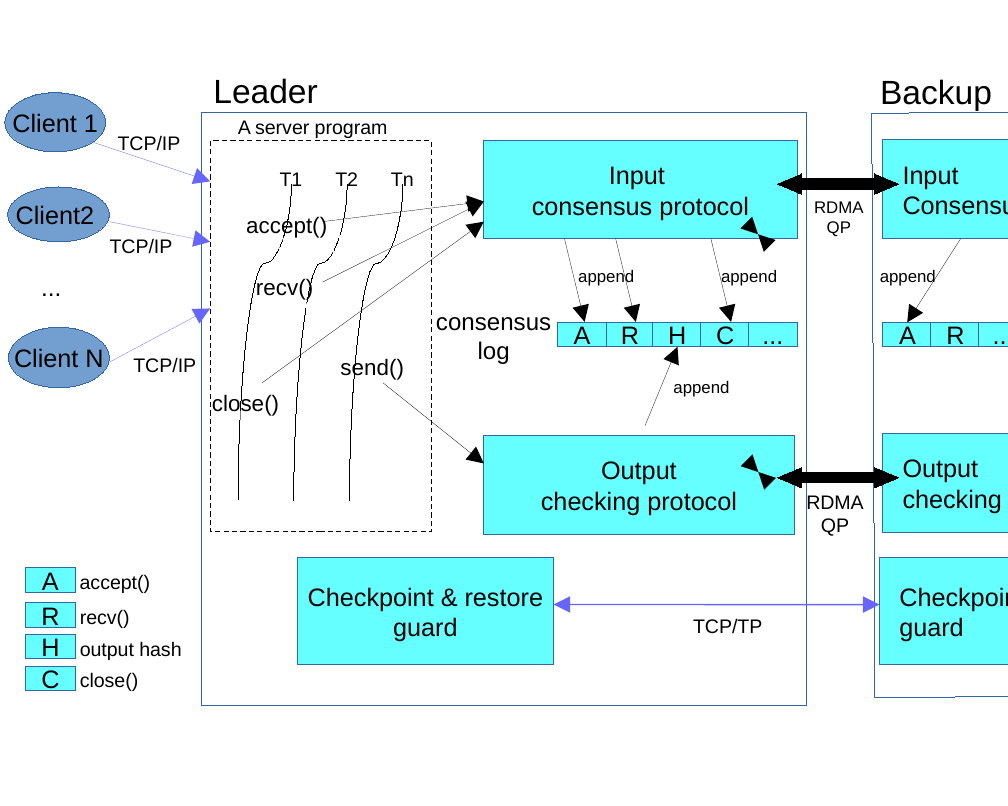
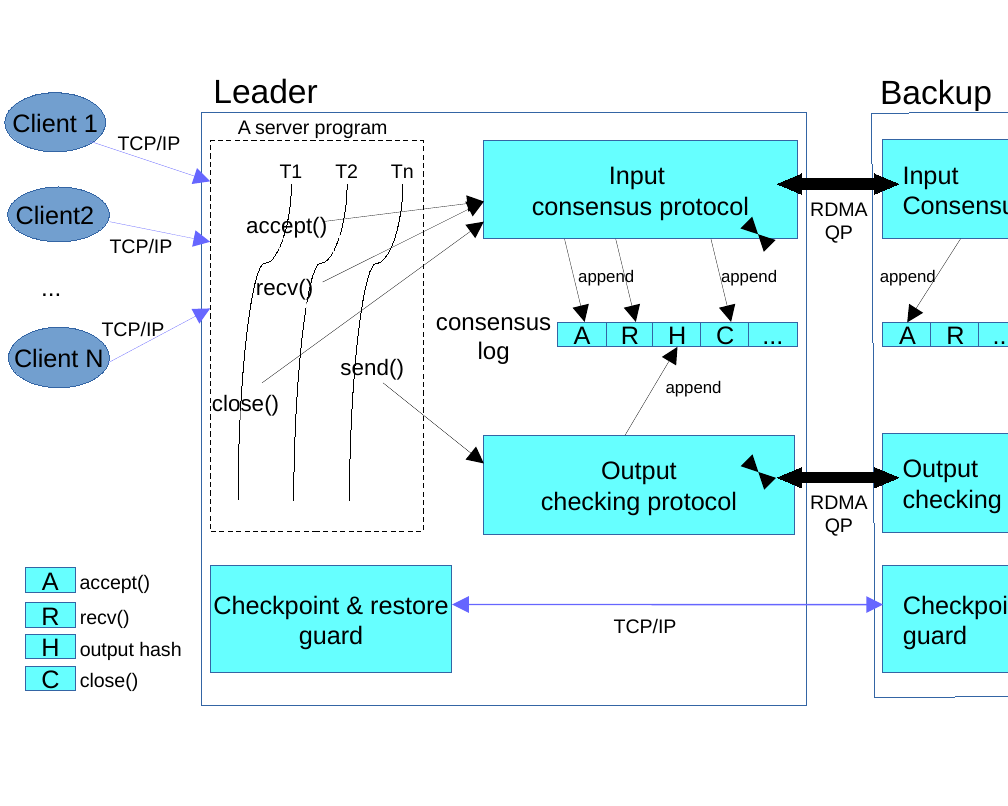
Before and after one commit to MichaelXSChen/RS-paper, a slide deck: slide 1 of figures/arch.odp. Drawn at 1008x806 pixels with LibreOffice and Linux fonts; fonts in the diff are those of the drawing. Boxes give left, top, right and bottom in pixels: in the first picture for what was removed or moved away, otherwise in the second. Text is boxed around its words. In the diff, an @@ line names an element or a change of style, - is before the commit and + after.

```diff
--- a/figures/arch.odp
+++ b/figures/arch.odp
@@ rectangle: place and size @@
-rectangle at bbox=[210, 141, 431, 532]
+rectangle at bbox=[210, 141, 423, 532]
@@ 3 texts: place and size @@
-3 texts at bbox=[280, 172, 414, 191]
+3 texts at bbox=[280, 164, 414, 178]
@@ text "RDMA" at bbox=[825, 216, 883, 243]: size 6 to 7 pt @@
@@ text "TCP/IP" rewrapped from bbox=[133, 357, 196, 373] to bbox=[102, 321, 165, 341] @@
@@ arrow moved from (645, 425) - (677, 347) to (625, 435) - (677, 347) @@
@@ text "append": place and size @@
-text "append" at bbox=[673, 380, 729, 397]
+text "append" at bbox=[666, 380, 722, 397]
@@ text "RDMA": place and size @@
-text "RDMA" at bbox=[806, 494, 863, 536]
+text "RDMA" at bbox=[810, 495, 867, 536]
@@ rectangle "Checkpoint & restore": place and size @@
-rectangle "Checkpoint & restore" at bbox=[298, 558, 554, 665]
+rectangle "Checkpoint & restore" at bbox=[210, 566, 452, 673]
@@ rectangle "Checkpoint &restore": place and size @@
-rectangle "Checkpoint &restore" at bbox=[879, 558, 1008, 665]
+rectangle "Checkpoint &restore" at bbox=[883, 566, 1008, 673]
@@ double arrow moved from (554, 605) - (879, 605) to (452, 605) - (883, 605) @@
@@ text at bbox=[614, 618, 677, 634]: text changed @@
-TCP/TP
+TCP/IP
```
Also in this commit, not shown: 2 other files.
